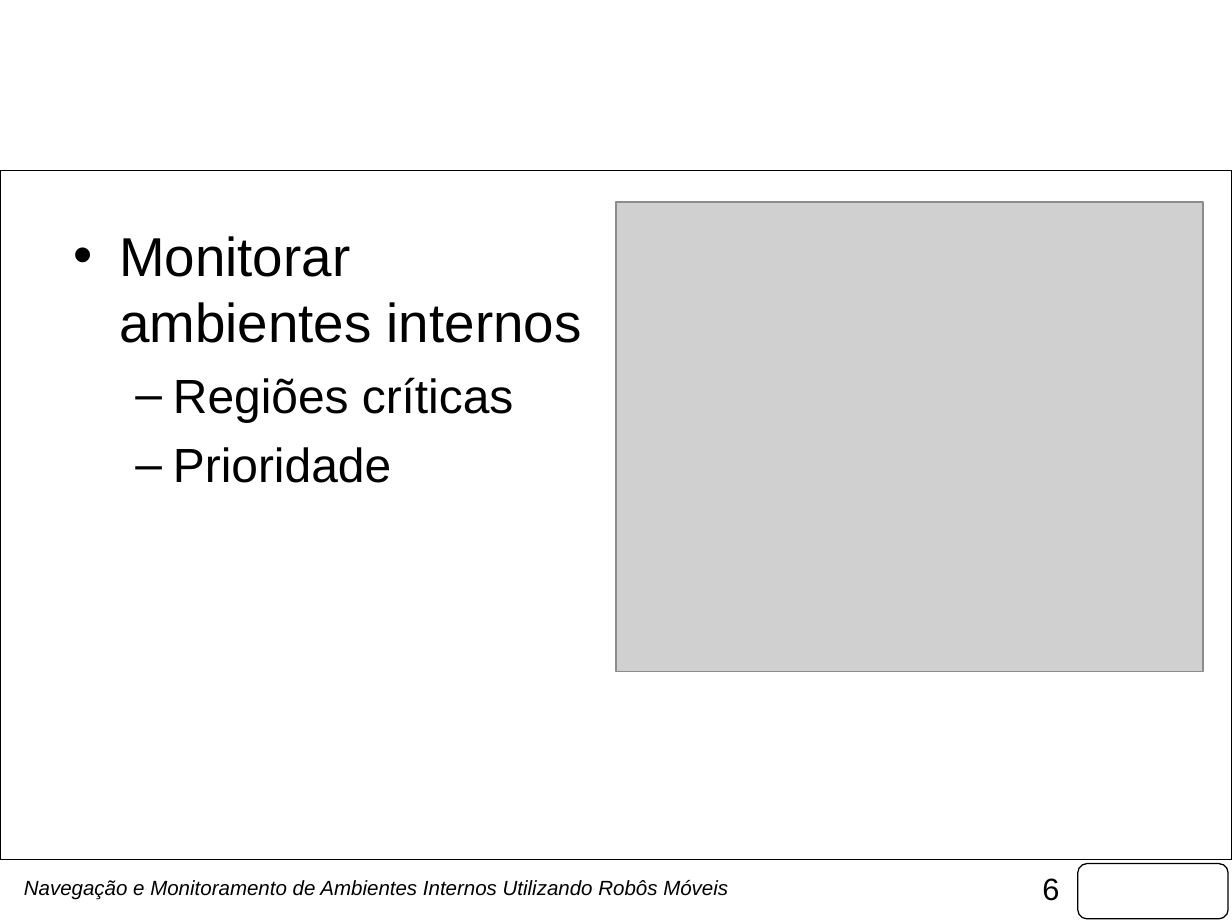
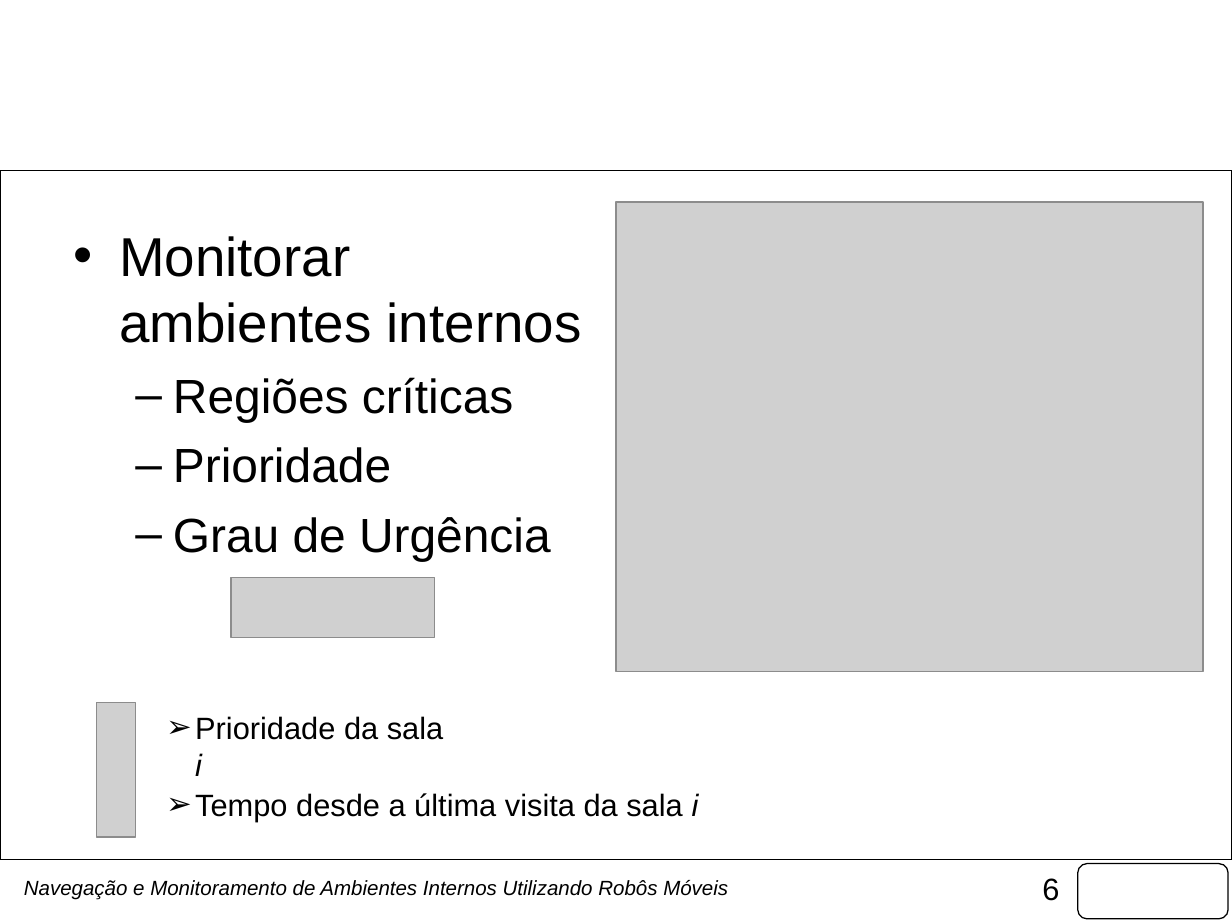
Before and after one commit to fongoses/robo2, a slide deck: slide 6 of documentos/Apresentação Março.pptx. Drawn at 1232x924 pixels with LibreOffice and Linux fonts; fonts in the diff are those of the drawing; grey boxes stand for pictures; background and template pictures are left out. Boxes give left, top, right and bottom in pixels: in the first picture for what was removed or moved away, otherwise in the second. Text is boxed around its words. In the diff, an @@ line names an element or a change of style, - is before the commit and + after.

```diff
--- a/documentos/Apresentação Março.pptx
+++ b/documentos/Apresentação Março.pptx
@@ text at (173,517,551,561): paragraph added @@
+  – Grau de Urgência
@@ picture added at (230,578,434,638) @@
@@ picture added at (96,702,136,837) @@
@@ text added at (195,716,443,776), 18 pt, text #000000 @@
+➢ Prioridade da sala i
@@ text added at (195,793,699,822), 18 pt, text #000000 @@
+➢ Tempo desde a última visita da sala i
```
Also in this commit, not shown: 2 other slides changed, 1 slide removed, 3 other files.
